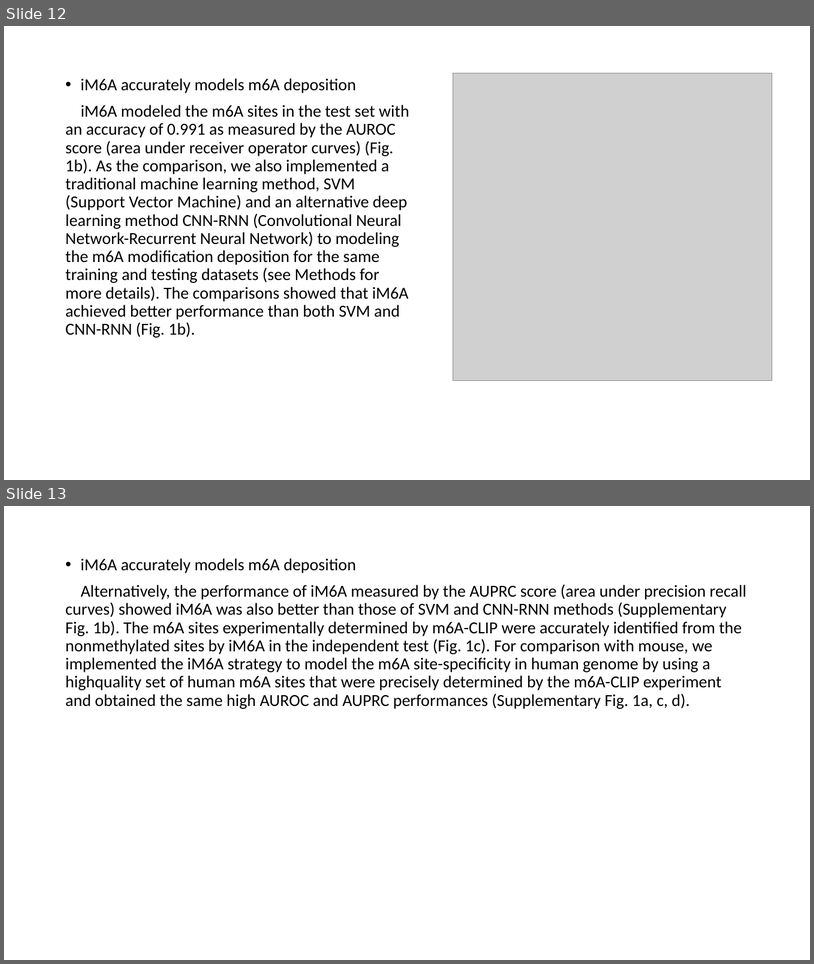
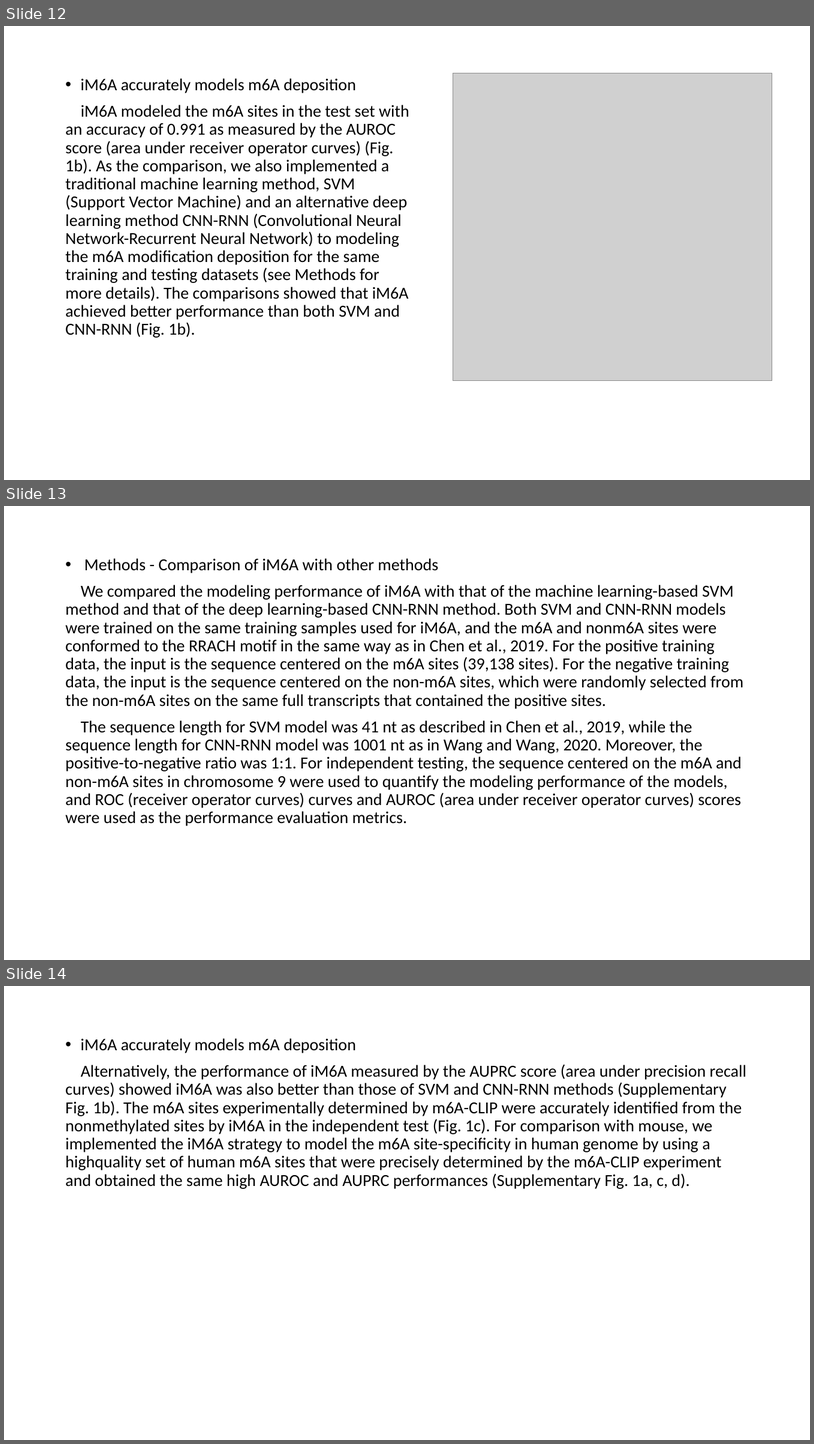
Before and after one commit to YanChengHuang/paper_implement, a slide deck: iM6A/presentation/iM6A.pptx. Shown one above the other, each under a label of ours: slides 12 and 13 before the commit, slides 12, 13 and 14 after it. The pictures are 814x964 and 814x1444 pixels, drawn with LibreOffice and Linux fonts; fonts in the diff are those of the drawing; grey boxes stand for pictures. Boxes give left, top, right and bottom in pixels: in the first picture for what was removed or moved away, otherwise in the second. Text is boxed around its words. In the diff, an @@ line names an element or a change of style, - is before the commit and + after.

```diff
--- a/iM6A/presentation/iM6A.pptx
+++ b/iM6A/presentation/iM6A.pptx
@@ slide 13 added at box(4, 506, 810, 960), background #FFFFFF @@
@@ text added at box(65, 558, 744, 826), 20 pt, text #000000 @@
+• Methods - Comparison of iM6A with other methods
+We compared the modeling performance of iM6A with that of the machine learning-based SVM method and that of the deep learning-based CNN-RNN method. Both SVM and CNN-RNN models were trained on the same training samples used for iM6A, and the m6A and nonm6A sites were conformed to the RRACH motif in the same way as in Chen et al., 2019. For the positive training data, the input is the sequence centered on the m6A sites (39,138 sites). For the negative training data, the input is the sequence centered on the non-m6A sites, which were randomly selected from the non-m6A sites on the same full transcripts that contained the positive sites.
+The sequence length for SVM model was 41 nt as described in Chen et al., 2019, while the sequence length for CNN-RNN model was 1001 nt as in Wang and Wang, 2020. Moreover, the positive-to-negative ratio was 1:1. For independent testing, the sequence centered on the m6A and non-m6A sites in chromosome 9 were used to quantify the modeling performance of the models, and ROC (receiver operator curves) curves and AUROC (area under receiver operator curves) scores were used as the performance evaluation metrics.
@@ what was slide 13 is now slide 14 @@
```
Also in this commit, not shown: 4 slides changed, 2 other files.
